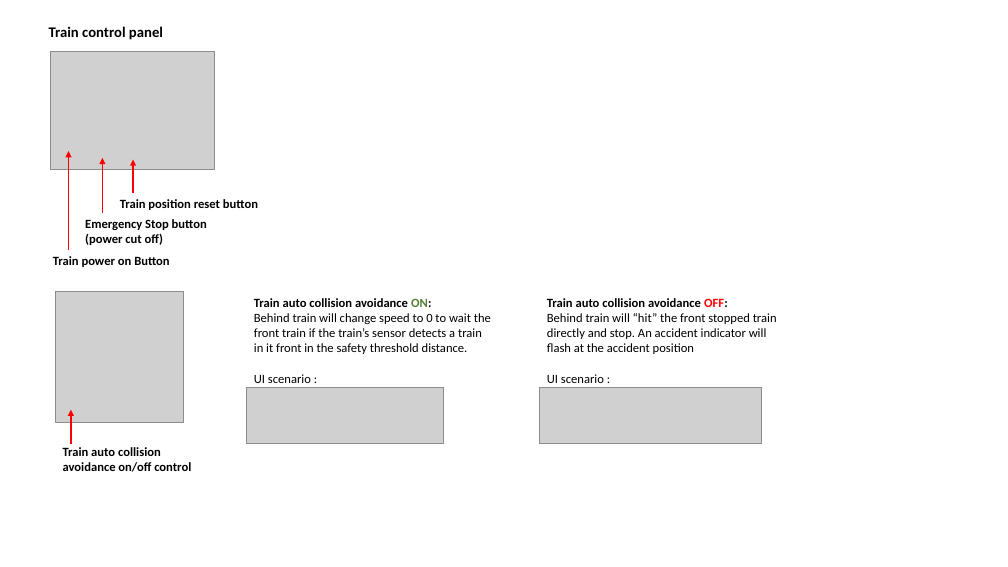
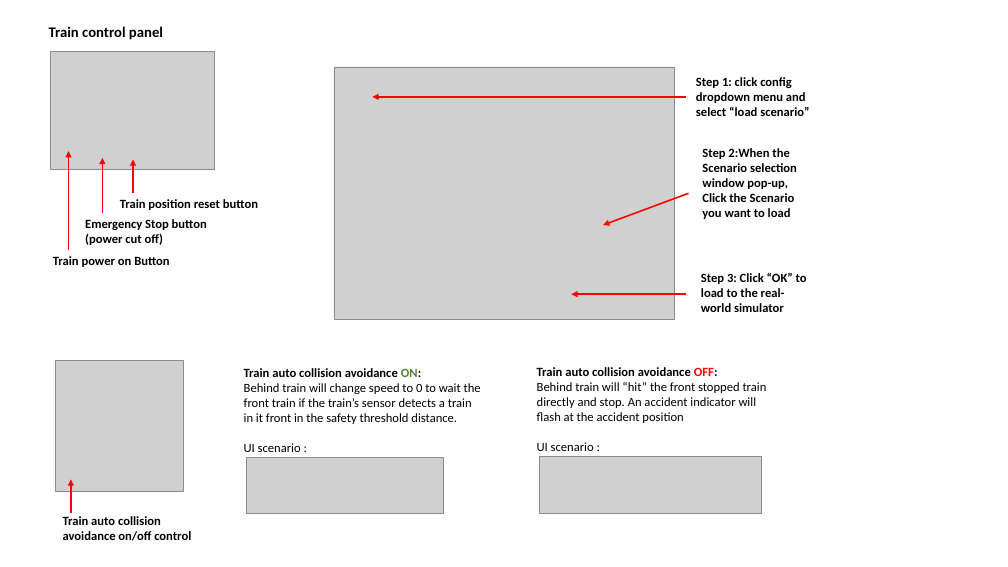
Before and after one commit to mrminhaz87/Railway-IT-OT-Demo, a slide deck: slide 6 of doc/designDoc.pptx. Drawn at 1008x567 pixels with LibreOffice and Linux fonts; fonts in the diff are those of the drawing; grey boxes stand for pictures. Boxes give left, top, right and bottom in pixels: in the first picture for what was removed or moved away, otherwise in the second. Text is boxed around its words. In the diff, an @@ line names an element or a change of style, - is before the commit and + after.

Commit message:
Finished 2D Railway[Metro] System Real-world Emulator read me file and update the design document.

```diff
--- a/doc/designDoc.pptx
+++ b/doc/designDoc.pptx
@@ picture added at (x1=334, y1=67, x2=675, y2=320) @@
@@ text added at (x1=696, y1=77, x2=809, y2=116), 12 pt, text #000000, bold @@
+Step 1: click config dropdown menu and select “load scenario”
@@ arrow added from (687, 97) to (373, 97), #FF0000 1.5 pt @@
@@ text added at (x1=702, y1=148, x2=797, y2=219), 12 pt, text #000000, bold @@
+Step 2:When the Scenario selection window pop-up,
+Click the Scenario you want to load
@@ arrow added from (689, 194) to (603, 225), #FF0000 1.5 pt @@
@@ arrow added from (687, 294) to (572, 294), #FF0000 1.5 pt @@
@@ text added at (x1=701, y1=273, x2=807, y2=312), 12 pt, text #000000, bold @@
+Step 3: Click “OK” to load to the real-world simulator
@@ text "Train auto collision avoidance ON:" moved from (x1=254, y1=298, x2=491, y2=383) to (x1=244, y1=368, x2=481, y2=452) @@
@@ text "Train auto collision avoidance OFF:" moved from (x1=547, y1=298, x2=777, y2=383) to (x1=537, y1=367, x2=767, y2=451) @@
@@ 3 pictures, 1 text, 1 arrow moved together from (x1=55, y1=291, x2=762, y2=472) to (x1=55, y1=361, x2=762, y2=541) @@
```
Also in this commit, not shown: 5 other files.
